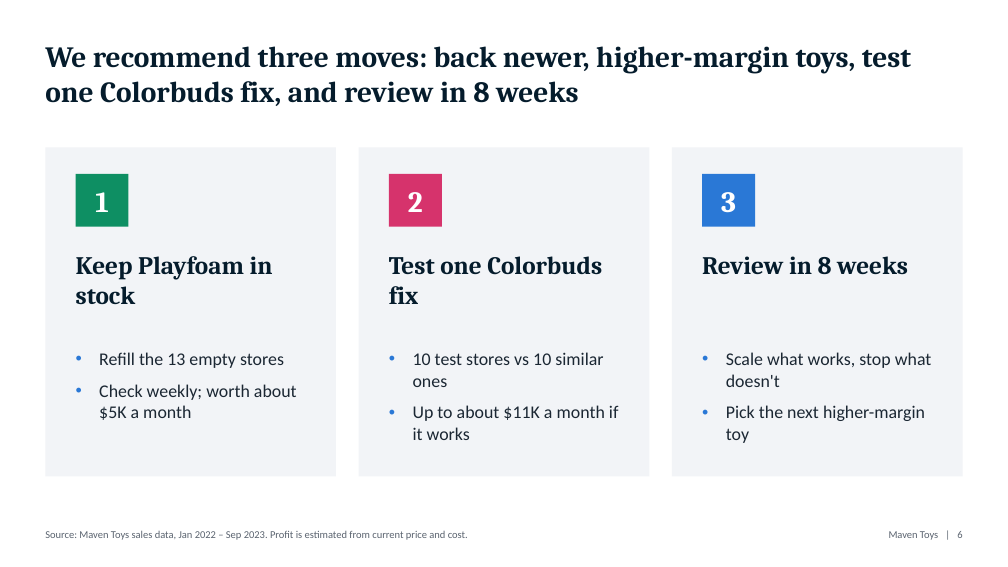
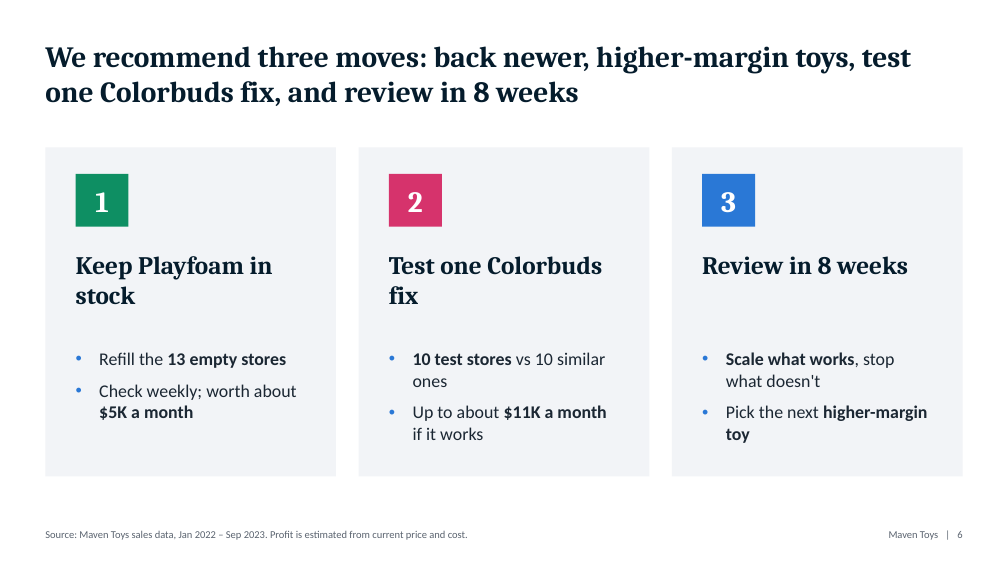
Before and after one commit to surajko9000/maven-toys-ai-analytics, a slide deck: slide 6 of site/deck/Colorbuds_to_Playfoam.pptx. Drawn at 1008x567 pixels with LibreOffice and Linux fonts; fonts in the diff are those of the drawing. Boxes give left, top, right and bottom in pixels: in the first picture for what was removed or moved away, otherwise in the second. Text is boxed around its words. In the diff, an @@ line names an element or a change of style, - is before the commit and + after.

```diff
--- a/site/deck/Colorbuds_to_Playfoam.pptx
+++ b/site/deck/Colorbuds_to_Playfoam.pptx
@@ text "Refill the 13 empty stores" at box(99, 352, 297, 420): bold on in "13 empty stores", "$5K a month" @@
@@ text "10 test stores vs 10 ..." at box(413, 352, 606, 440): bold on in "10 test stores", "$11K a month" @@
@@ text "Scale what works, stop what ..." at box(726, 352, 927, 443): bold on in "Scale what works,", "higher-margin toy" @@
```
Also in this commit, not shown: 5 other slides changed, 9 other files.
